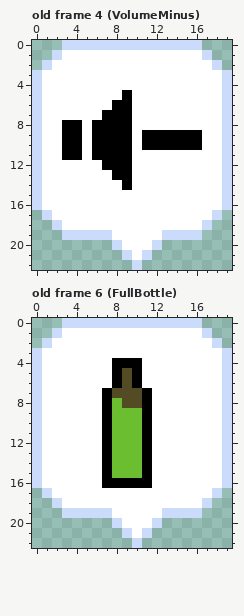
File history of a pixel-art file, ExportedAssets/Art/Bubbles.aseprite. The picture above is the old version.
20x23 pixels, 9 frames. Shown: old frame 4 (VolumeMinus), old frame 6 (FullBottle). The commit also changed other frames, which this record leaves out.
New version:
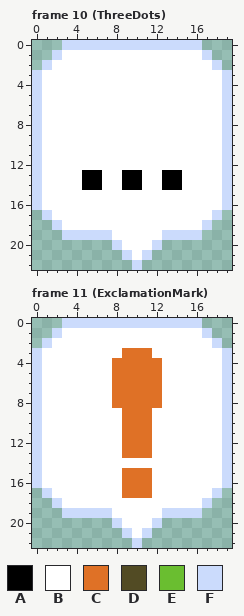
Palette (. is transparent): A #000000  B #ffffff  C #df7126  D #524b24  E #6abe30  F #cbdbfc
A new or re-ordered frame is compared with the old frame closest to it.
Commit: All bubbles finished
The edit:
frames 9 -> 12
Frame 10 (ThreeDots) is new; against old frame 4 (VolumeMinus), layer "Layer 2":
The edit turns colour B into colour A in rows 13 to 14 at x 5 to 6, 10 and 13 to 14.
The edit turns colour A into colour B in row 5 at x 9; in row 6 at x 8 to 9; in row 7 at x 7 to 9; in row 8 at x 3 to 4 and 6 to 9; in rows 9 to 10 at x 3 to 4, 6 to 9 and 11 to 16; in row 11 at x 3 to 4 and 6 to 9.
The edit turns colour A into colour B in row 12 at x 7 to 9; in row 13 at x 8.
Frame 11 (ExclamationMark) is new; against old frame 6 (FullBottle), layer "Layer 2":
The edit turns colour A into colour B in rows 7 to 13 at x 7; in row 14 at x 7 and 11; in row 15 at x 7; in row 16 at x 7 to 8.
The edit turns colour E into colour B in rows 9 to 13 at x 8; in row 14 at x 8 to 10; in row 15 at x 8.
The edit turns colour A into colour C in row 4 at x 8 to 10; in rows 5 to 6 at x 8 and 10; in rows 7 to 13 at x 11; in row 15 at x 11; in row 16 at x 9 to 11.
The edit turns colour B into colour C in row 3 at x 9 to 11; in rows 4 to 6 at x 11 to 12; in rows 7 to 8 at x 12; in row 17 at x 9 to 11.
The edit turns colour D into colour C in rows 5 to 6 at x 9; in row 7 at x 8 to 10; in row 8 at x 9 to 10.
The edit turns colour E into colour C in row 8 at x 8; in rows 9 to 13 at x 9 to 10; in row 15 at x 9 to 10.
Changed places in both pictures, as pixel boxes (x1, y1, x2, y2):
changed: (62, 90, 202, 190)
changed: (102, 348, 162, 498)
